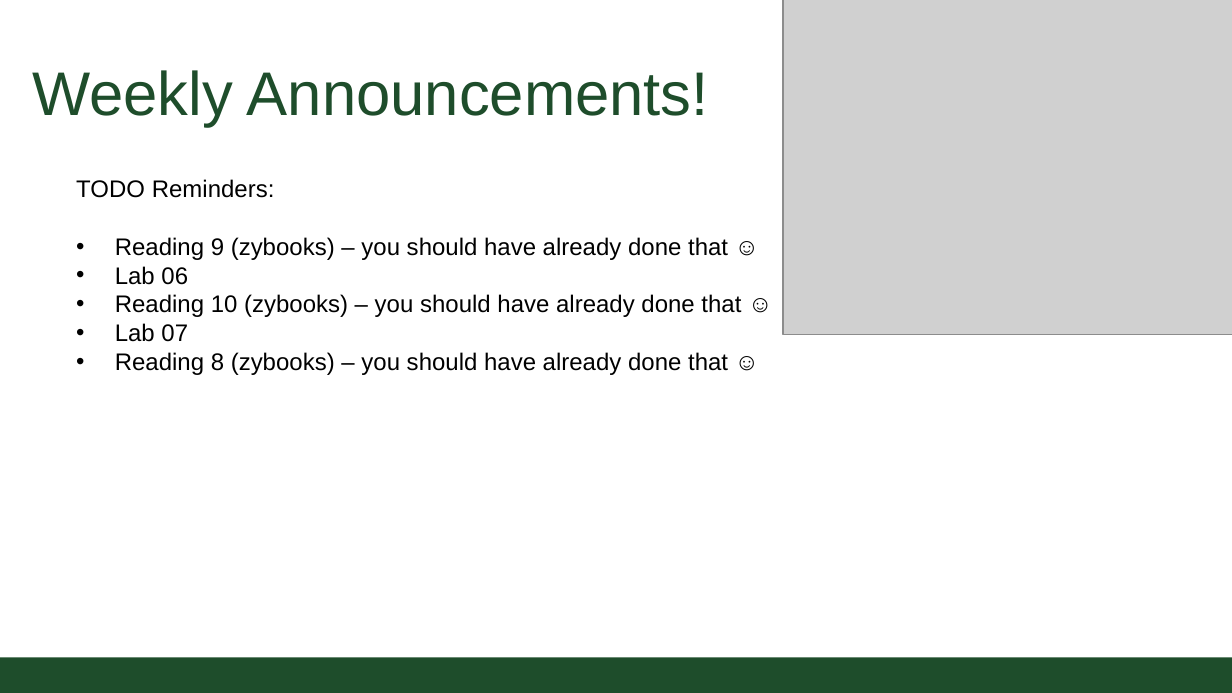
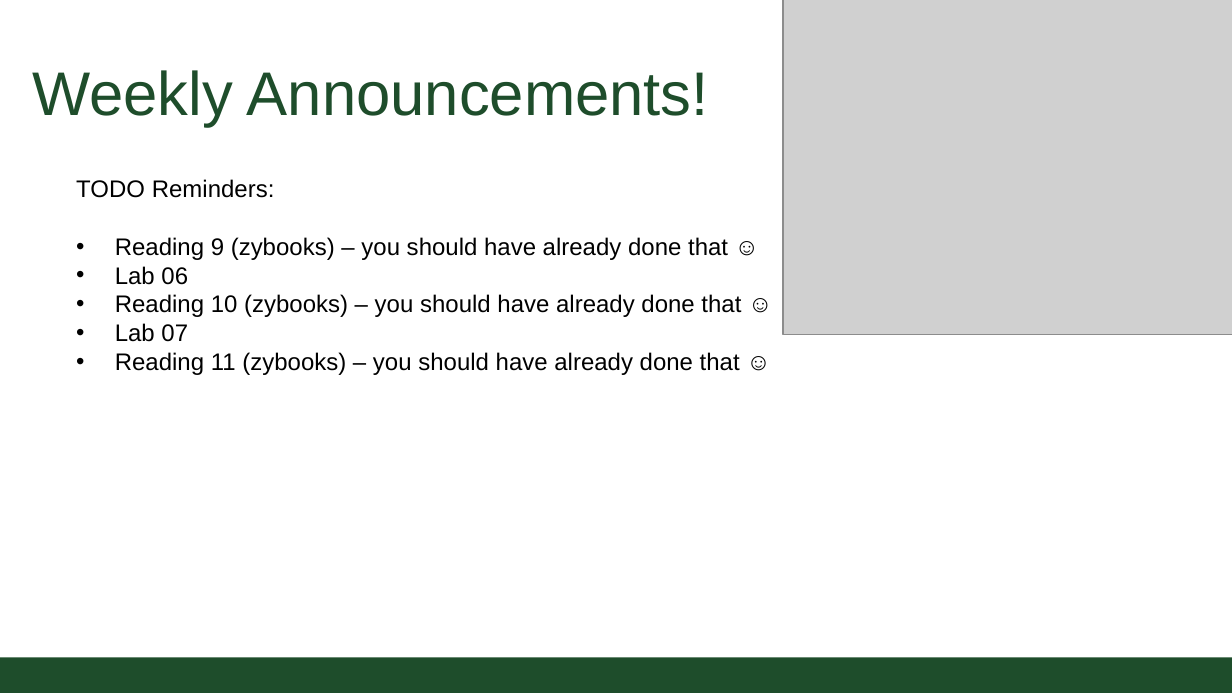
Before and after one commit to CSU-CS152/Handouts, a slide deck: slide 2 of 05_03StringSlicesCS152.pptx. Drawn at 1232x693 pixels with LibreOffice and Linux fonts; fonts in the diff are those of the drawing; grey boxes stand for pictures; background and template pictures are left out. Boxes give left, top, right and bottom in pixels: in the first picture for what was removed or moved away, otherwise in the second. Text is boxed around its words. In the diff, an @@ line names an element or a change of style, - is before the commit and + after.

Commit message:
Updated lecture

```diff
--- a/05_03StringSlicesCS152.pptx
+++ b/05_03StringSlicesCS152.pptx
@@ text at [115, 352, 740, 375]: text changed @@
-• Reading 8 (zybooks) – you should have already done that ☺
+• Reading 11 (zybooks) – you should have already done that ☺
```
Also in this commit, not shown: 1 slide added.
